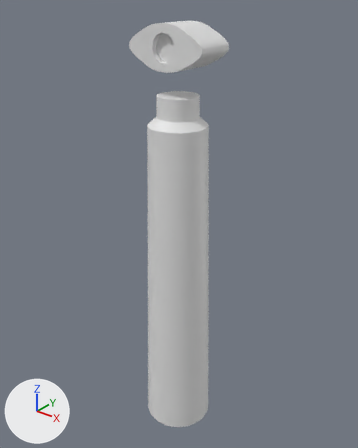
A saved change to the Blender file Assets/Blender/Sentry/sentry.blend.
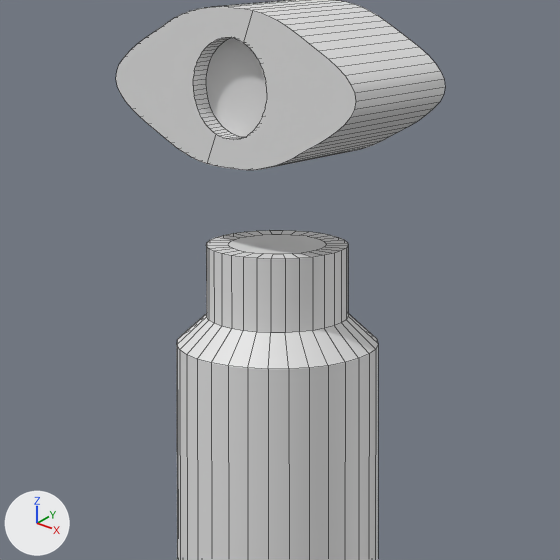
There are two pictures of each version: one whole from a camera (50 mm lens) standing at (14.61, -18.19, 23.9) and looking at (-0.31, 0.46, 12.34), one close up on the part from 26% to 74% of the width and 5% to 43% of the height. Every picture has the same lights, and +X, +Y and +Z are marked at lower left. The last two pictures show the newer version. The close-ups show mesh edges as thin lines.

In view in the first close-up: 'SentryBody', 'SentryEye'.
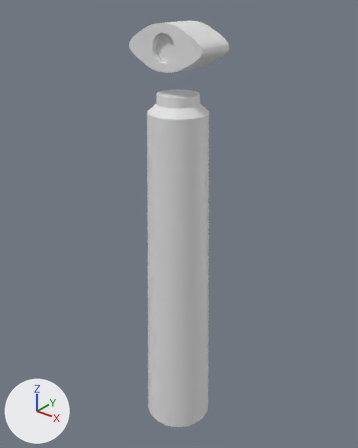
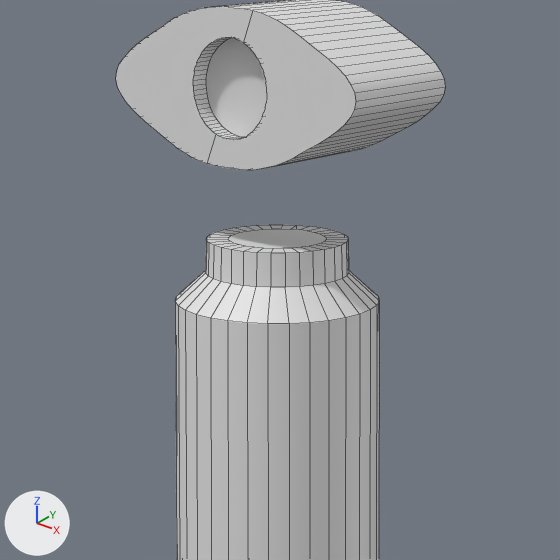
The change, as a diff of the scene's bpy script:
```diff
--- a/Assets/Blender/Sentry/sentry.blend.py
+++ b/Assets/Blender/Sentry/sentry.blend.py
@@ me_cylinder @@
 # used by ob_sentrybody; location = (0.0, 0.0, 0.0)
-me_cylinder.from_pydata(...)  # 192 vertices, 162 faces; spans x -1.9..1.9, y -1.9..1.9, z 0.0..19.2
+me_cylinder.from_pydata(...)  # 192 vertices, 162 faces; spans x -1.9..1.9, y -1.9..1.9, z 0.0..19.3
+# me_cylinder part 1: all 128 vertices in x -1.5..1.5, y -1.5..1.5, z 17.8..19.2 are scaled about their middle by (1, 1, 0.568), then moved by (0.0, 0.0, 0.4)
```

Pixel boxes [x1, y1, x2, y2] of what changed, in the close-ups (560 x 560 px):
'SentryBody', reshaped
    before: [177, 230, 378, 560]
    after: [175, 225, 379, 560]
